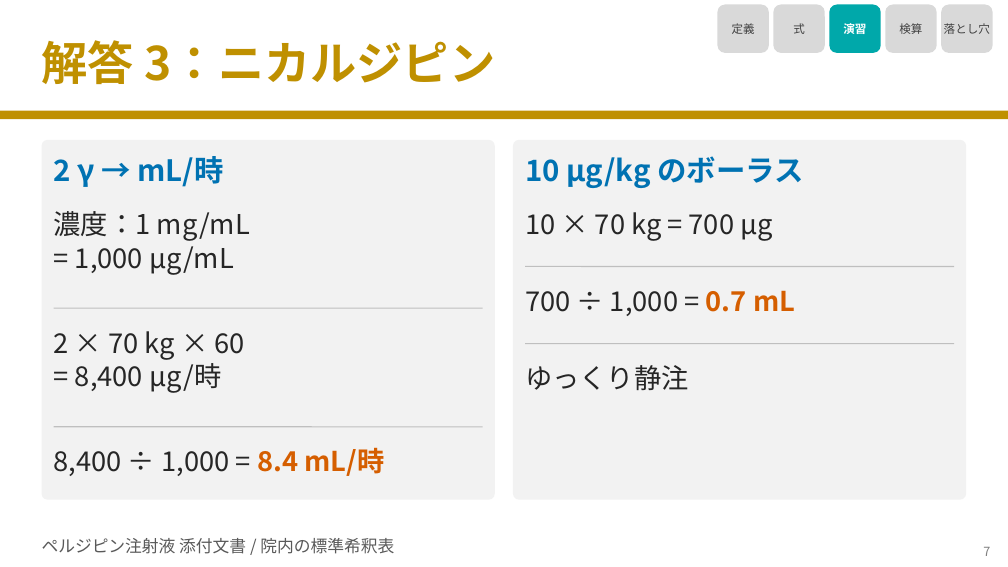
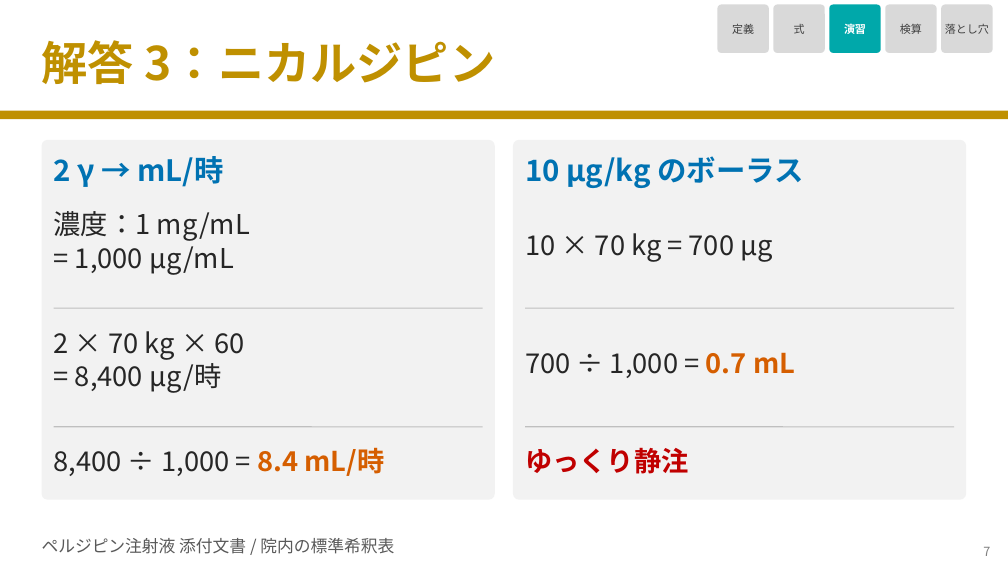
Before and after one commit to nobumitsu-3141/Anes-lecture, a slide deck: slide 8 of slides/3-10_gamma_calculation/3-10_gamma_calculation.pptx. Drawn at 1008x567 pixels with LibreOffice and Linux fonts; fonts in the diff are those of the drawing. Boxes give left, top, right and bottom in pixels: in the first picture for what was removed or moved away, otherwise in the second. Text is boxed around its words. In the diff, an @@ line names an element or a change of style, - is before the commit and + after.

```diff
--- a/slides/3-10_gamma_calculation/3-10_gamma_calculation.pptx
+++ b/slides/3-10_gamma_calculation/3-10_gamma_calculation.pptx
@@ size 11 to 10.5 pt; proportions changed in 5 elements at box(718, 5, 769, 53), box(774, 5, 825, 53), box(830, 5, 881, 53), box(885, 5, 937, 53), box(941, 5, 993, 53) @@
@@ text "10 × 70 kg = ...": place and size @@
-text "10 × 70 kg = ..." at box(525, 212, 773, 241)
+text "10 × 70 kg = ..." at box(525, 233, 773, 262)
@@ line moved from (526, 266) - (954, 266) to (526, 309) - (954, 309) @@
@@ text "700 ÷ 1,000 = 0.7 ...": place and size @@
-text "700 ÷ 1,000 = 0.7 ..." at box(525, 290, 795, 316)
+text "700 ÷ 1,000 = 0.7 ..." at box(525, 352, 795, 378)
@@ text "ゆっくり静注": place and size @@
-text "ゆっくり静注" at box(525, 365, 689, 390)
+text "ゆっくり静注" at box(525, 447, 689, 474)
@@ text "ゆっくり静注" at box(525, 447, 689, 474): text colour #262626 to #C00000, bold on @@
@@ line moved from (526, 343) - (954, 343) to (526, 426) - (954, 426) @@
```
Also in this commit, not shown: 9 other slides changed, 3 other files.
